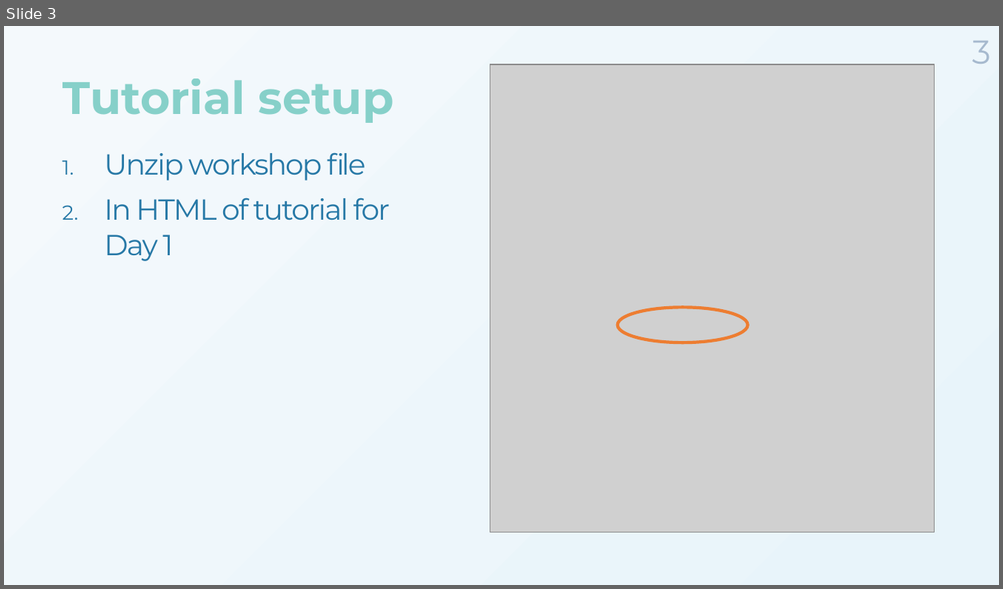
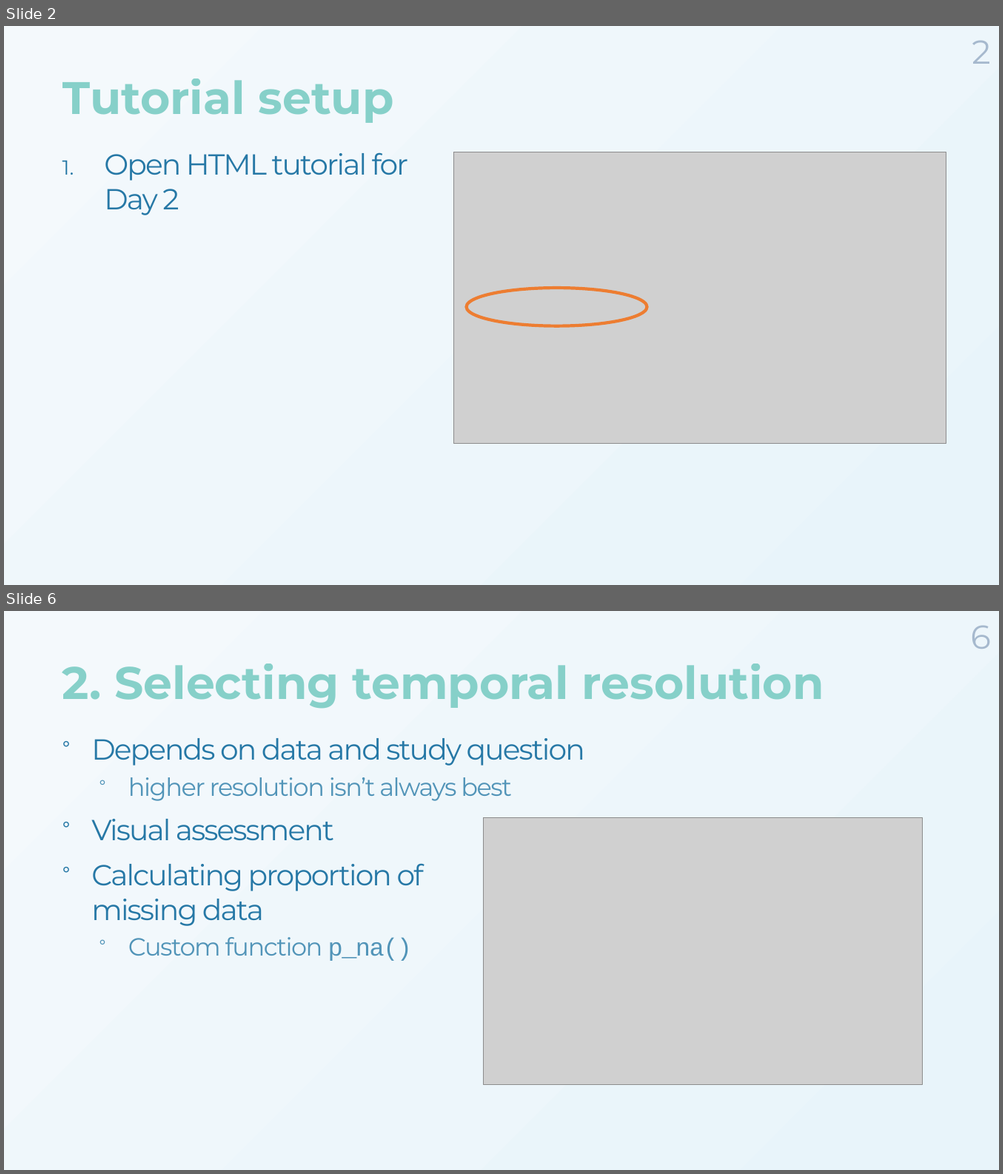
Before and after one commit to MarieAugerMethe/DFO_HMM_2022, a slide deck: Day2/HMM_Tutorial_Day2.pptx. Shown one above the other, each under a label of ours: slide 3 before the commit, slides 2 and 6 after it; the slides between them are not shown. The pictures are 1003x589 and 1003x1174 pixels, drawn with LibreOffice and Linux fonts; fonts in the diff are those of the drawing; grey boxes stand for pictures; background and template pictures are left out. Boxes give left, top, right and bottom in pixels: in the first picture for what was removed or moved away, otherwise in the second. Text is boxed around its words. In the diff, an @@ line names an element or a change of style, - is before the commit and + after.

```diff
--- a/Day2/HMM_Tutorial_Day2.pptx
+++ b/Day2/HMM_Tutorial_Day2.pptx
@@ slide 6 added at box(4, 611, 999, 1170), background gradient #F4F9FC to #E8F4FA @@
@@ page number added at box(970, 625, 990, 649), 32 pt, text #A6B9CE @@
+6
@@ title added at box(62, 664, 824, 709), 44 pt, text gradient #7BCCC4 to #0868AC, bold @@
+2. Selecting temporal resolution
@@ text added at box(91, 738, 585, 961), 28 pt, text #2678A6 @@
+° Depends on data and study question
+  ° higher resolution isn’t always best
+° Visual assessment
+° Calculating proportion of
+  missing data
+  ° Custom function p_na()
@@ picture added at box(484, 817, 922, 1085) @@
@@ what was slide 3 is now slide 2 @@
@@ slide 2 changed as well @@
@@ page number at box(971, 40, 990, 64): text changed @@
-3
+2
@@ text at box(104, 153, 408, 215): text changed @@
-1. Unzip workshop file
-2. In HTML of tutorial for Day 1
+1. Open HTML tutorial for Day 2
@@ picture: place and size @@
-picture at box(489, 64, 934, 533)
+picture at box(454, 152, 946, 444)
@@ ellipse: place and size @@
-ellipse at box(617, 307, 748, 342)
+ellipse at box(466, 288, 647, 326)
```
Also in this commit, not shown: 2 other slides changed, 7 other slides added, 7 slides removed, 10 other files.
